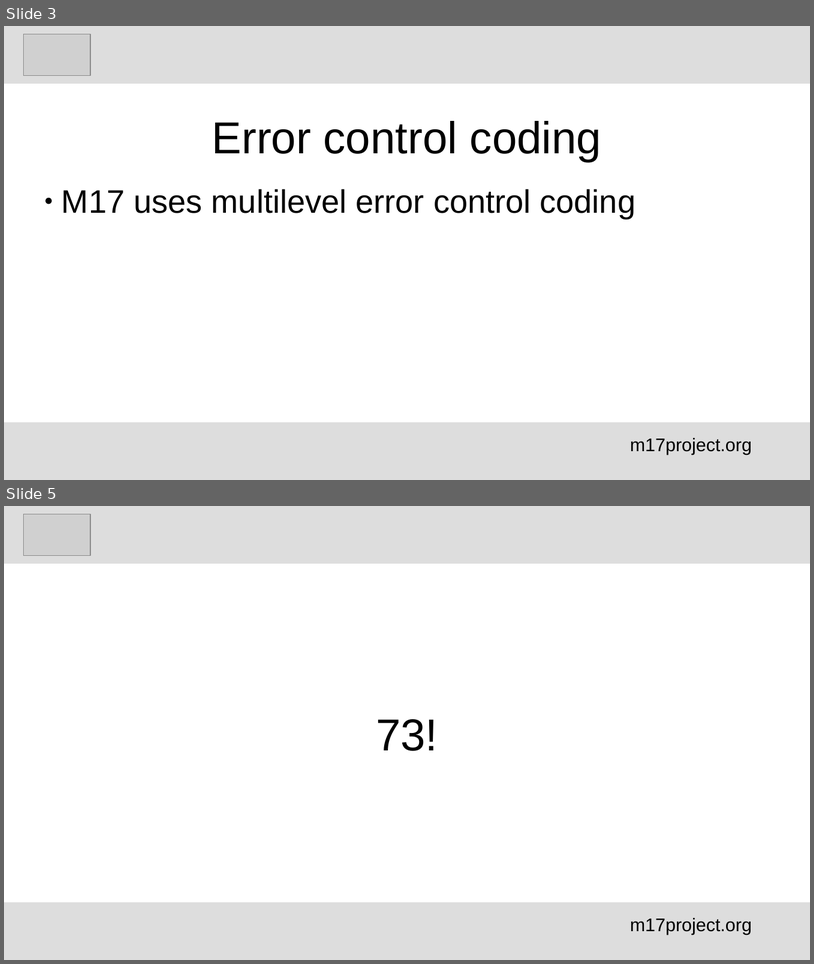
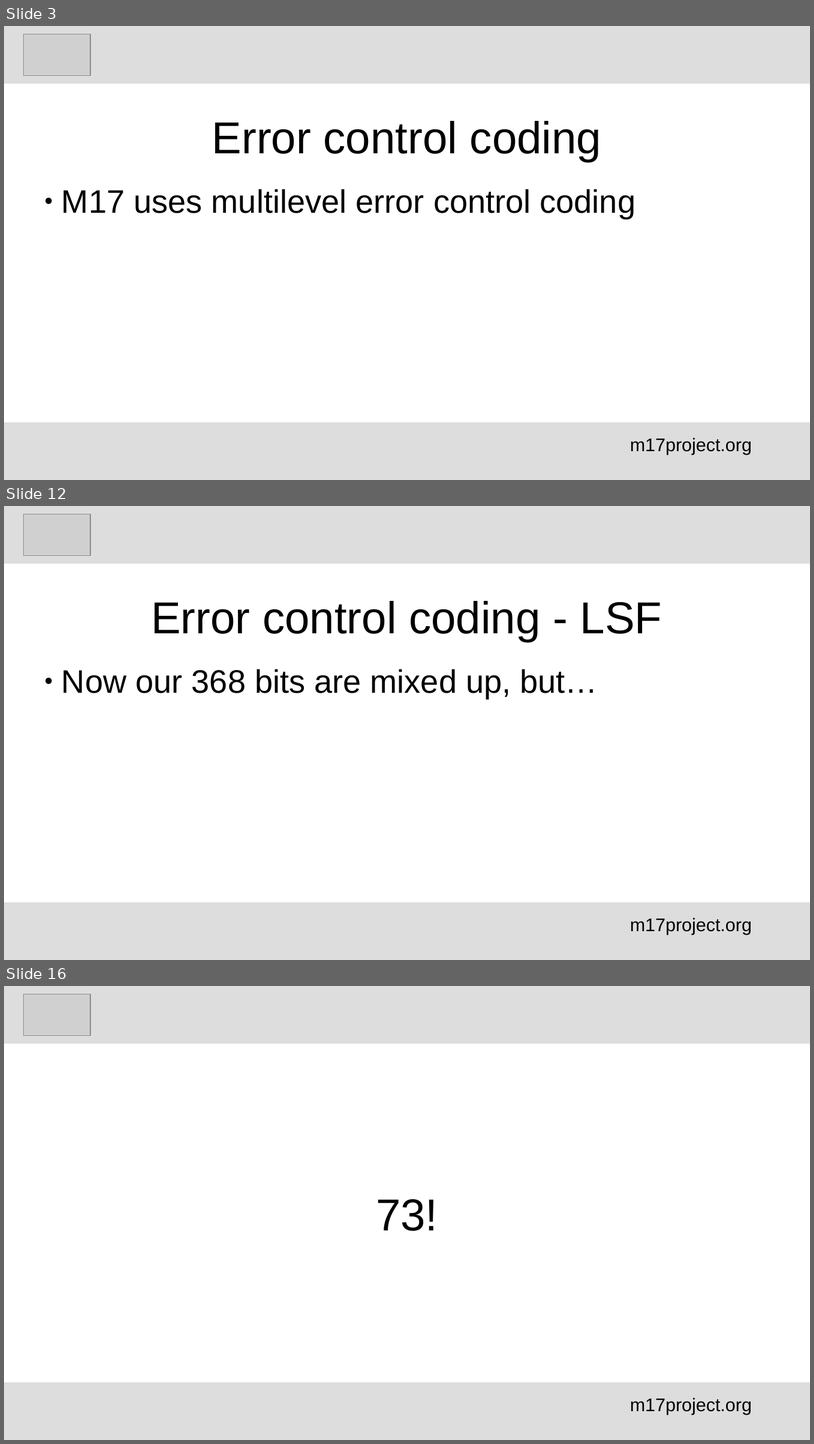
Before and after one commit to M17-Project/M17_education, a slide deck: English/M17_error control_schemes_en.odp. Shown one above the other, each under a label of ours: slides 3 and 5 before the commit, slides 3, 12 and 16 after it; the slides between them are not shown. The pictures are 814x964 and 814x1444 pixels, drawn with LibreOffice and Linux fonts; fonts in the diff are those of the drawing; grey boxes stand for pictures. Boxes give left, top, right and bottom in pixels: in the first picture for what was removed or moved away, otherwise in the second. Text is boxed around its words. In the diff, an @@ line names an element or a change of style, - is before the commit and + after.

```diff
--- a/English/M17_error control_schemes_en.odp
+++ b/English/M17_error control_schemes_en.odp
@@ slide 12 added at (x1=4, y1=506, x2=810, y2=960), background #FFFFFF @@
@@ rectangle added at (x1=4, y1=506, x2=810, y2=564), fill #DDDDDD @@
@@ picture added at (x1=23, y1=514, x2=90, y2=556) @@
@@ title added at (x1=151, y1=601, x2=663, y2=642), 44 pt, text #000000 @@
+Error control coding - LSF
@@ subtitle added at (x1=62, y1=669, x2=599, y2=699), 32 pt, text #000000 @@
+● Now our 368 bits are mixed up, but…
@@ rectangle added at (x1=4, y1=902, x2=810, y2=960), fill #DDDDDD @@
@@ text added at (x1=630, y1=918, x2=752, y2=934), 18 pt, text #000000 @@
+m17project.org
@@ what was slide 5 is now slide 16 @@
```
Also in this commit, not shown: 2 slides changed, 10 other slides added, 1 other file.
